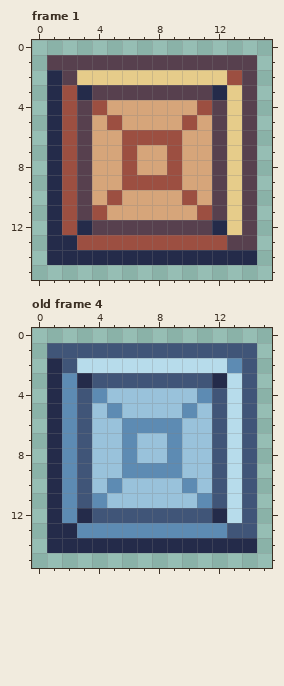
File history of a pixel-art file, public/assets/graphics/snek-box.ase. This is how it looked before the edit.
16x16 pixels, 10 frames. Shown: frame 1, old frame 4. The commit also changed other frames, which this record leaves out.
And afterwards:
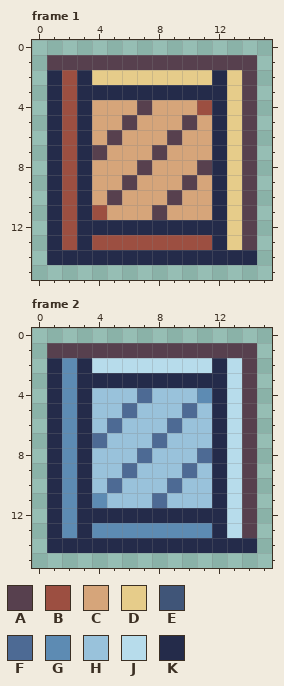
Palette (. is transparent): A #57404e  B #9c4f41  C #d6a57a  D #e6cc8a  E #405578  F #4d6a94  G #5d8bb3  H #99c2db  J #b7dceb  K #242b4a
A new or re-ordered frame is compared with the old frame closest to it.
Change:
frames 10 -> 13
Frame 1, layer "Layer 1":
The author changed colour B to colour A in row 5 at x 10; in row 6 at x 9; in row 9 at x 6; in row 10 at x 5.
The author changed colour C to colour A in row 4 at x 7; in row 5 at x 6; in row 6 at x 5; in row 7 at x 4 and 8; in row 8 at x 7 and 11; in row 9 at x 10.
The author changed colour C to colour A in row 10 at x 9; in row 11 at x 8.
The author changed colour A to colour B in row 2 at x 2.
The author changed colour K to colour B in row 13 at x 2.
The author changed colour B to colour C in row 4 at x 4; in row 5 at x 5; in row 6 at x 6 to 8; in rows 7 to 8 at x 6 and 9; in row 9 at x 7 to 9; in row 10 at x 10.
The author changed colour B to colour C in row 11 at x 11.
The author changed colour A to colour D in row 13 at x 13.
The author changed colour B to colour D in row 2 at x 13.
The author changed colour A to colour K in row 3 at x 4 to 11; in rows 4 to 11 at x 3 and 12; in row 12 at x 4 to 11.
The author changed colour B to colour K in row 13 at x 3 and 12.
The author changed colour D to colour K in row 2 at x 3 and 12.
Frame 2 is new; against old frame 4, layer "Layer 1":
The author changed colour E to colour A in row 1 at x 1 to 14; in rows 2 to 13 at x 14.
The author changed colour G to colour F in row 5 at x 10; in row 6 at x 9; in row 9 at x 6; in row 10 at x 5.
The author changed colour H to colour F in row 4 at x 7; in row 5 at x 6; in row 6 at x 5; in row 7 at x 4 and 8; in row 8 at x 7 and 11; in row 9 at x 10.
The author changed colour H to colour F in row 10 at x 9; in row 11 at x 8.
The author changed colour E to colour G in row 2 at x 2.
The author changed colour K to colour G in row 13 at x 2.
The author changed colour G to colour H in row 4 at x 4; in row 5 at x 5; in row 6 at x 6 to 8; in rows 7 to 8 at x 6 and 9; in row 9 at x 7 to 9; in row 10 at x 10.
The author changed colour G to colour H in row 11 at x 11.
The author changed colour E to colour J in row 13 at x 13.
The author changed colour G to colour J in row 2 at x 13.
The author changed colour E to colour K in row 3 at x 4 to 11; in rows 4 to 11 at x 3 and 12; in row 12 at x 4 to 11.
The author changed colour G to colour K in row 13 at x 3 and 12.
The author changed colour J to colour K in row 2 at x 3 and 12.
